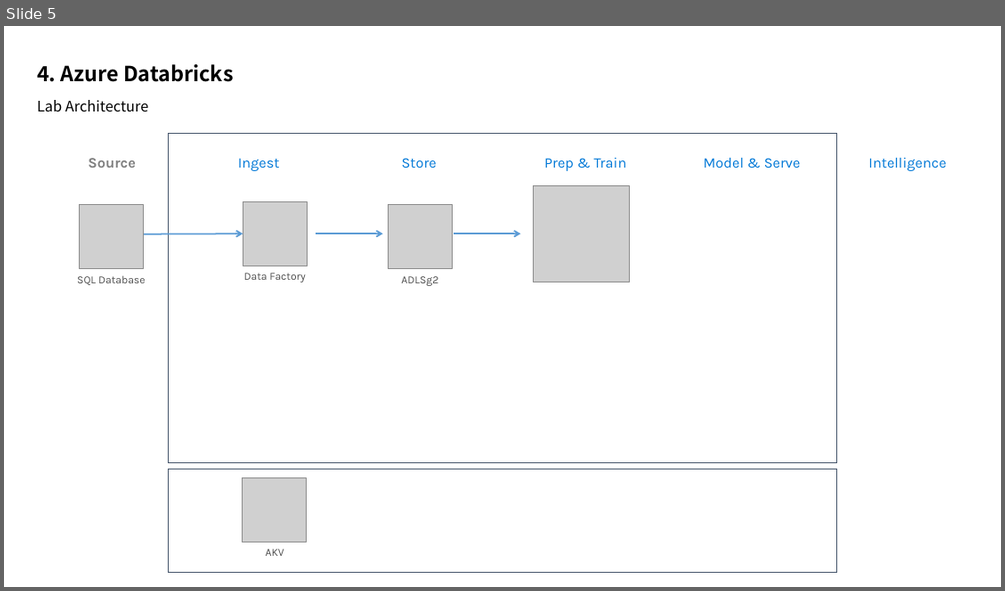
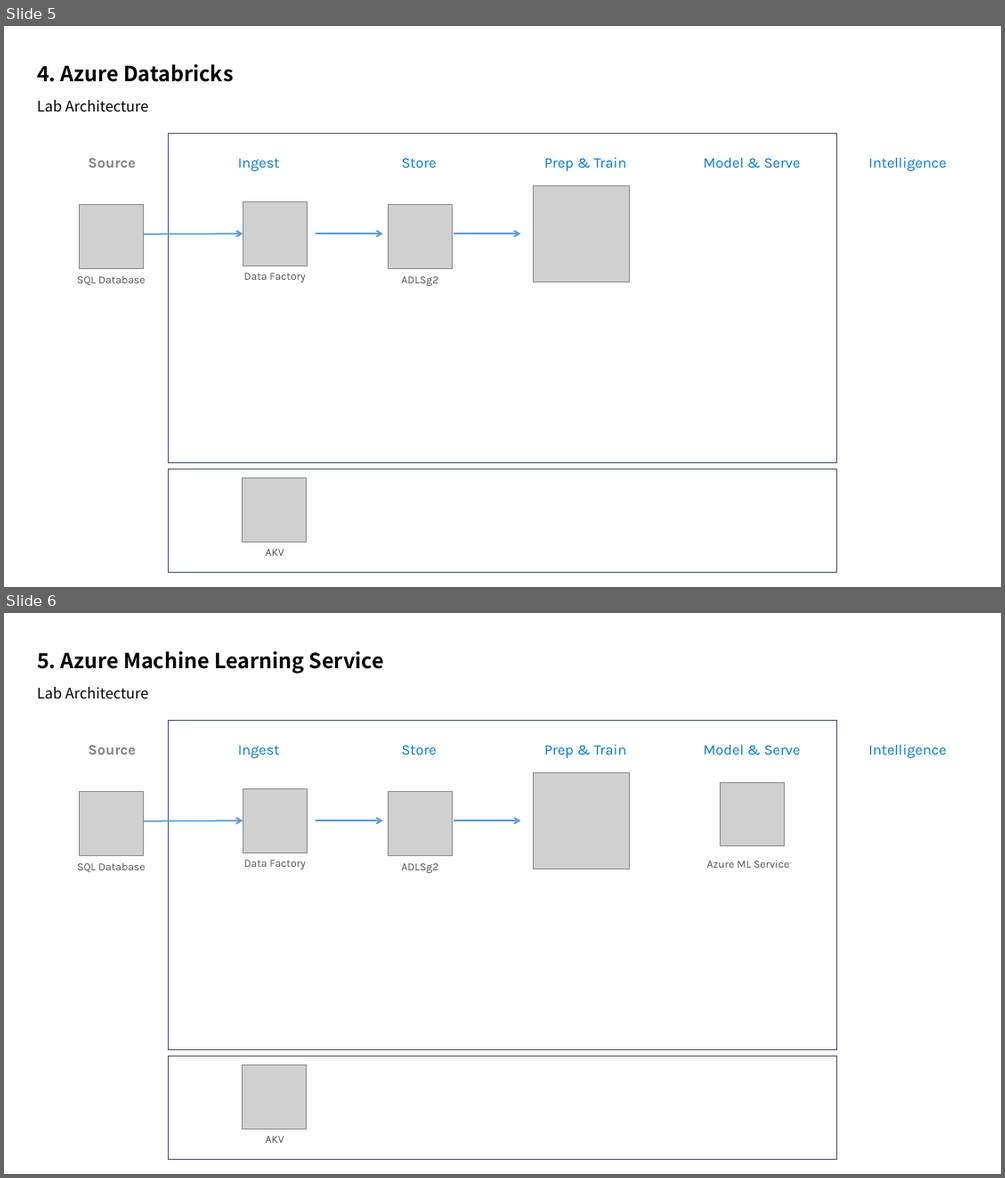
Before and after one commit to xlegend1024/azlab-flightdelay-01, a slide deck: Decks/azlab-flightdelay-01.pptx. Shown one above the other, each under a label of ours: slide 5 before the commit, slides 5 and 6 after it. The pictures are 1005x591 and 1005x1178 pixels, drawn with LibreOffice and Linux fonts; fonts in the diff are those of the drawing; grey boxes stand for pictures. Boxes give left, top, right and bottom in pixels: in the first picture for what was removed or moved away, otherwise in the second. Text is boxed around its words. In the diff, an @@ line names an element or a change of style, - is before the commit and + after.

```diff
--- a/Decks/azlab-flightdelay-01.pptx
+++ b/Decks/azlab-flightdelay-01.pptx
@@ slide 6 added at (x1=4, y1=613, x2=1001, y2=1174), background #FFFFFF @@
@@ title added at (x1=37, y1=651, x2=384, y2=674), 20 pt, text #000000, bold @@
+5. Azure Machine Learning Service
@@ text added at (x1=37, y1=687, x2=148, y2=699), 14 pt, text #000000 @@
+Lab Architecture
@@ text added at (x1=88, y1=745, x2=136, y2=755), 14 pt, text #808080, bold @@
+Source
@@ rectangle added at (x1=169, y1=720, x2=837, y2=1049), outline #44546A 1 pt @@
@@ text added at (x1=238, y1=745, x2=280, y2=758), 14 pt, text #0078D7 @@
+Ingest
@@ text added at (x1=402, y1=745, x2=437, y2=755), 14 pt, text #0078D7 @@
+Store
@@ text added at (x1=544, y1=745, x2=627, y2=758), 14 pt, text #0078D7 @@
+Prep & Train
@@ text added at (x1=704, y1=745, x2=801, y2=755), 14 pt, text #0078D7 @@
+Model & Serve
@@ text added at (x1=868, y1=745, x2=946, y2=758), 14 pt, text #0078D7 @@
+Intelligence
@@ picture added at (x1=533, y1=772, x2=629, y2=868) @@
@@ picture added at (x1=80, y1=792, x2=143, y2=855) @@
@@ picture added at (x1=243, y1=788, x2=306, y2=852) @@
@@ picture added at (x1=388, y1=792, x2=452, y2=855) @@
@@ picture added at (x1=720, y1=782, x2=784, y2=845) @@
@@ arrow added from (142, 821) to (243, 821), #5B9BD5 1.5 pt @@
@@ arrow added from (316, 821) to (383, 821), #5B9BD5 1.5 pt @@
@@ arrow added from (453, 821) to (521, 821), #5B9BD5 1.5 pt @@
@@ text added at (x1=77, y1=862, x2=146, y2=872), 10.5 pt, text #505050 @@
+SQL Database
@@ text added at (x1=244, y1=860, x2=305, y2=869), 10.5 pt, text #505050 @@
+Data Factory
@@ text added at (x1=401, y1=863, x2=438, y2=873), 10.5 pt, text #505050 @@
+ADLSg2
@@ text added at (x1=554, y1=868, x2=608, y2=871), 10.5 pt, text #505050 @@
+Databricks
@@ text added at (x1=707, y1=860, x2=789, y2=868), 10.5 pt, text #505050 @@
+Azure ML Service
@@ rectangle added at (x1=169, y1=1055, x2=837, y2=1159), outline #44546A 1 pt @@
@@ picture added at (x1=243, y1=1065, x2=306, y2=1129) @@
@@ text added at (x1=266, y1=1135, x2=284, y2=1143), 10.5 pt, text #505050 @@
+AKV
```
Also in this commit, not shown: 4 other files.
